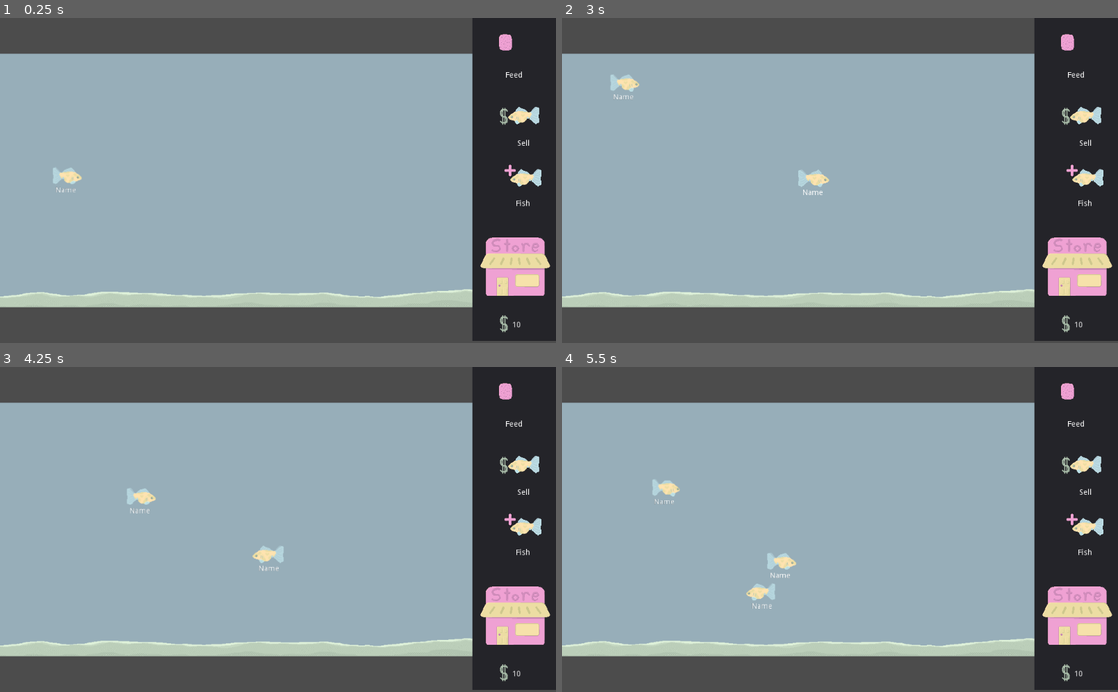
Above: before the commit, frames 1-4 (two rows, left to right).
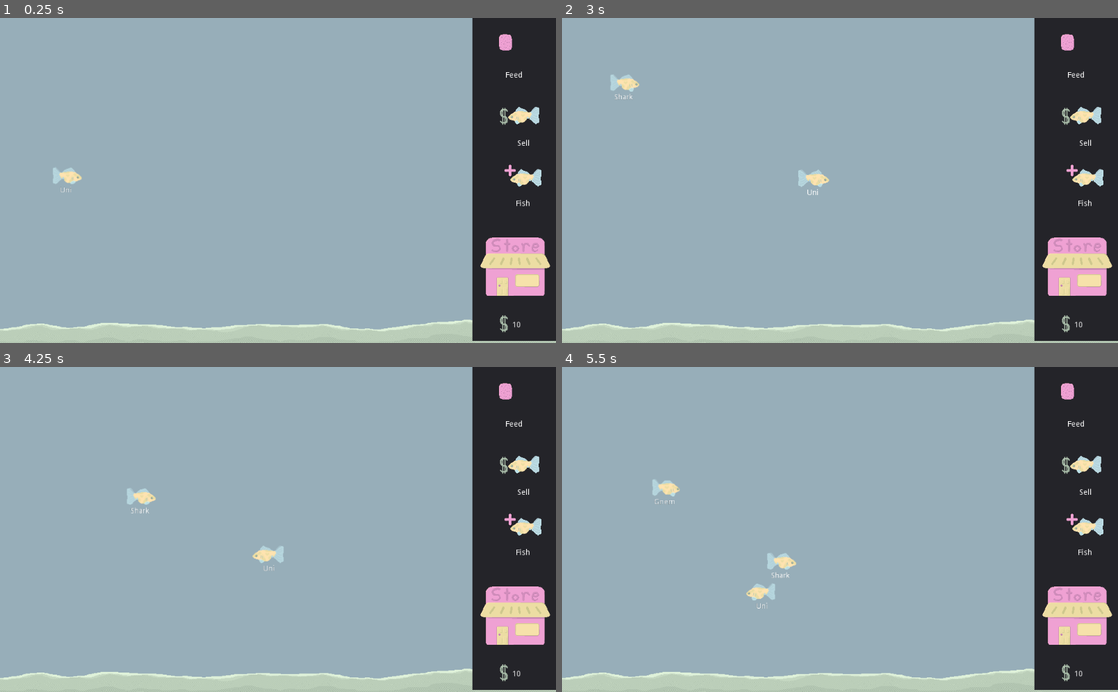
Above: after the commit, the same moments.

Repository: Struckdown/oohgamejam2020
Game: Godot game, scene res://Scenes/World.tscn
Two runs of this game, one before a commit and one after it. Both use one fixed random seed, a clock stepped at 60 frames per second and the inputs below.
Inputs:
- Up to frame 1 (0.25 s): no input
- Up to frame 2 (3 s): click "Feed" at 0.5 s; click "Sell" at 1.25 s; click "Fish" at 2 s; click "Feed" at 2.75 s
- Up to frame 3 (4.25 s): click "Sell" at 3.5 s
- Up to frame 4 (5.5 s): click "Fish" at 4.25 s; click "Feed" at 5 s

The runs differ from the first frame. In frame 1, 22% of the frame differs, in the area x 0-100%, y 0-100%; in frame 2, 22%; in frame 3, 22%; in frame 4, 22%.

Commit message:
Created basic main menu

Diff:
--- a/src/Scenes/MainMenu.tscn
+++ b/src/Scenes/MainMenu.tscn
@@ -1,3 +1,91 @@
-[gd_scene format=2]
+[gd_scene load_steps=3 format=2]
 
-[node name="World" type="Node2D"]
+[ext_resource path="res://Art/background/background.png" type="Texture" id=1]
+[ext_resource path="res://Scripts/MainMenu.gd" type="Script" id=2]
+
+[node name="MainMenu" type="Node"]
+script = ExtResource( 2 )
+
+[node name="CanvasLayer" type="CanvasLayer" parent="."]
+
+[node name="Sprite" type="Sprite" parent="CanvasLayer"]
+position = Vector2( 510.862, 299.752 )
+texture = ExtResource( 1 )
+
+[node name="GameNameLbl" type="Label" parent="CanvasLayer"]
+anchor_right = 1.0
+anchor_bottom = 1.0
+margin_left = 350.891
+margin_top = 99.5982
+margin_right = -561.109
+margin_bottom = -486.402
+rect_scale = Vector2( 3, 3 )
+text = "Game Name"
+align = 1
+__meta__ = {
+"_edit_use_anchors_": false
+}
+
+[node name="CreditsLbl" type="Label" parent="CanvasLayer"]
+visible = false
+anchor_right = 1.0
+anchor_bottom = 1.0
+margin_left = 406.603
+margin_top = 232.977
+margin_right = -469.397
+margin_bottom = -268.023
+rect_scale = Vector2( 1.5, 1.5 )
+text = "Ben - Art
+Boris - Programming
+Jillian - SFX/Music
+Justine - Art
+Quinlan - Programming
+"
+align = 1
+__meta__ = {
+"_edit_use_anchors_": false
+}
+
+[node name="PlayButton" type="Button" parent="CanvasLayer"]
+margin_left = 435.004
+margin_top = 400.278
+margin_right = 599.004
+margin_bottom = 440.278
+text = "Play"
+__meta__ = {
+"_edit_use_anchors_": false
+}
+
+[node name="CreditsButton" type="Button" parent="CanvasLayer"]
+margin_left = 435.004
+margin_top = 460.928
+margin_right = 599.004
+margin_bottom = 500.928
+text = "Credits"
+__meta__ = {
+"_edit_use_anchors_": false
+}
+
+[node name="BackButton" type="Button" parent="CanvasLayer"]
+margin_left = 435.004
+margin_top = 527.41
+margin_right = 599.004
+margin_bottom = 567.41
+text = "Back"
+__meta__ = {
+"_edit_use_anchors_": false
+}
+
+[node name="ExitButton" type="Button" parent="CanvasLayer"]
+margin_left = 435.004
+margin_top = 527.41
+margin_right = 599.004
+margin_bottom = 567.41
+text = "Exit"
+__meta__ = {
+"_edit_use_anchors_": false
+}
+[connection signal="pressed" from="CanvasLayer/PlayButton" to="." method="_on_PlayButton_pressed"]
+[connection signal="pressed" from="CanvasLayer/CreditsButton" to="." method="_on_CreditsButton_pressed"]
+[connection signal="pressed" from="CanvasLayer/BackButton" to="." method="_on_BackButton_pressed"]
+[connection signal="pressed" from="CanvasLayer/ExitButton" to="." method="_on_ExitButton_pressed"]
--- a/src/Scenes/World.tscn
+++ b/src/Scenes/World.tscn
@@ -11,7 +11,6 @@
 
 [node name="Background" type="Sprite" parent="."]
 position = Vector2( 512, 300 )
-scale = Vector2( 1, 0.781 )
 texture = ExtResource( 5 )
 
 [node name="Fish" parent="." instance=ExtResource( 2 )]
--- a/src/Scripts/Fish.gd
+++ b/src/Scripts/Fish.gd
@@ -27,6 +27,7 @@
 	find_swim_location()
 	chase_flag = 0
 	$AnimatedSprite.play("swim")
+	$Name.text = getRandomName()
 
 
 # Called every frame. 'delta' is the elapsed time since the previous frame.
--- a/src/Scripts/GameManager.gd
+++ b/src/Scripts/GameManager.gd
@@ -16,9 +16,6 @@
 	for child in current_scene.get_children():
 		if child.name == "Fish":
 			fishArray.append(child)
-	var world = get_tree().get_root().find_node("World", true, false)
-	mouseManager = world.find_node("MouseManager")
-	storeUI = world.find_node("StoreUI")
 
 
 # Called every frame. 'delta' is the elapsed time since the previous frame.
--- /dev/null
+++ b/src/Scripts/MainMenu.gd
@@ -0,0 +1,29 @@
+extends Node
+
+
+# Called when the node enters the scene tree for the first time.
+func _ready():
+	pass # Replace with function body.
+
+
+func _on_PlayButton_pressed():
+	get_tree().change_scene("res://Scenes/World.tscn")
+
+
+func _on_ExitButton_pressed():
+	get_tree().quit()
+
+
+func _on_CreditsButton_pressed():
+	$CanvasLayer/PlayButton.hide()
+	$CanvasLayer/CreditsButton.hide()
+	$CanvasLayer/ExitButton.hide()
+	$CanvasLayer/BackButton.show()
+	$CanvasLayer/CreditsLbl.show()
+
+func _on_BackButton_pressed():
+	$CanvasLayer/PlayButton.show()
+	$CanvasLayer/CreditsButton.show()
+	$CanvasLayer/ExitButton.show()
+	$CanvasLayer/BackButton.hide()
+	$CanvasLayer/CreditsLbl.hide()
--- a/src/Scripts/MouseManager.gd
+++ b/src/Scripts/MouseManager.gd
@@ -6,6 +6,7 @@
 
 func _ready():
 	mouseState = mouseStates.FEED
+	GameManager.mouseManager = self
 
 func _unhandled_input(event):
 	# Mouse in viewport coordinates
--- a/src/Scripts/StoreUI.gd
+++ b/src/Scripts/StoreUI.gd
@@ -7,6 +7,7 @@
 func _ready():
 	updateUI()
 	mouseManagerRef = get_node(mouseManagerRef)
+	GameManager.storeUI = self
 	get_parent().get_node("MouseManager")
 
 
Not shown, added: src/Art/Unifish/Unifish.png.import
